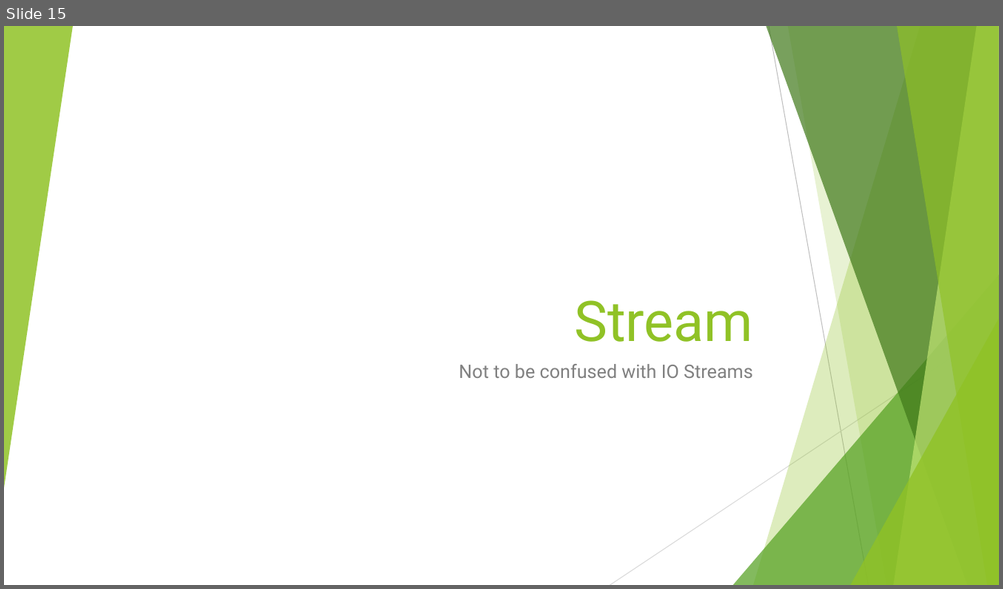
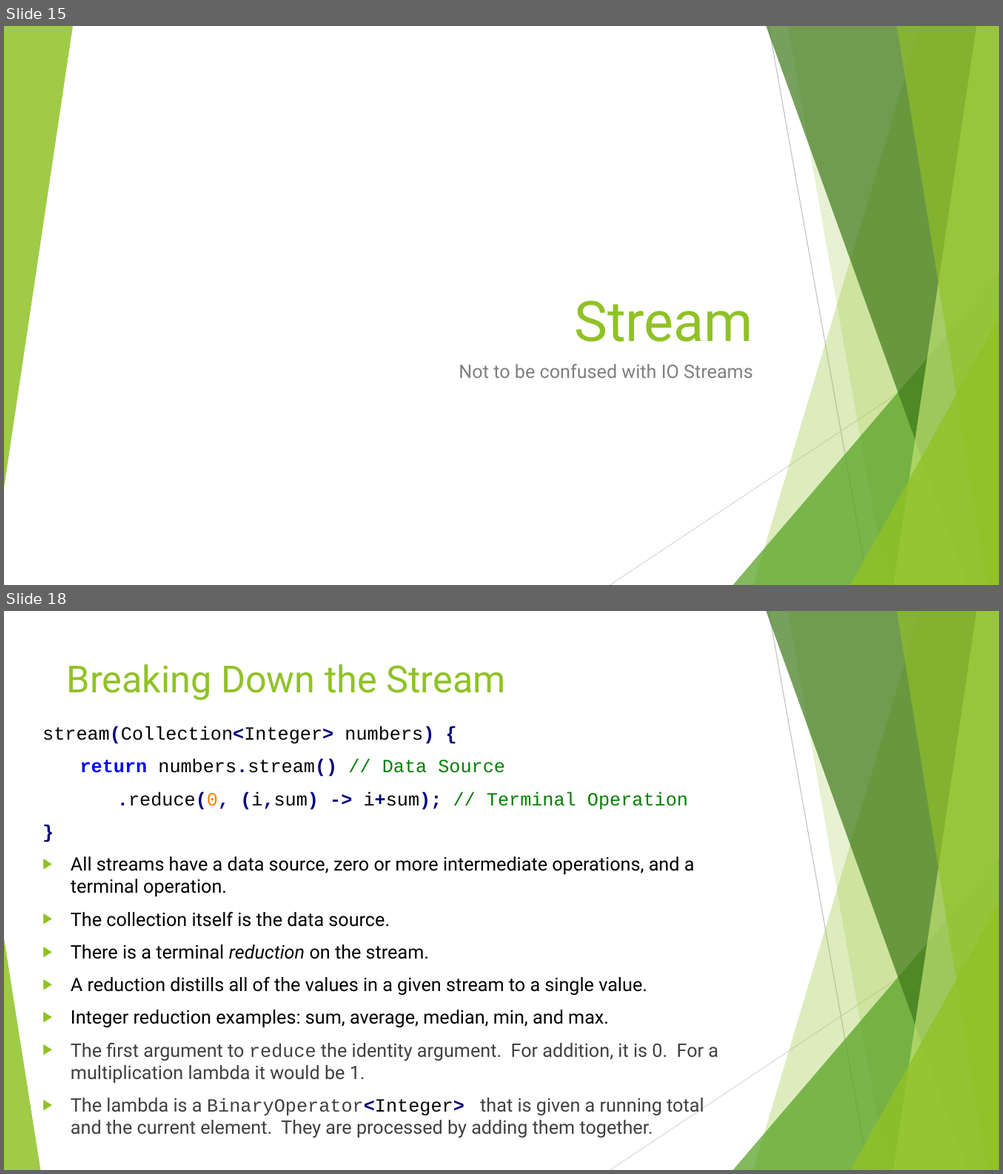
Before and after one commit to RichardRoda/2017-CodePaLOUsa-Lambda, a slide deck: Learning to Love the Lambda in the Stream.pptx. Shown one above the other, each under a label of ours: slide 15 before the commit, slides 15 and 18 after it; the slides between them are not shown. The pictures are 1003x589 and 1003x1174 pixels, drawn with LibreOffice and Linux fonts; fonts in the diff are those of the drawing. Boxes give left, top, right and bottom in pixels: in the first picture for what was removed or moved away, otherwise in the second. Text is boxed around its words. In the diff, an @@ line names an element or a change of style, - is before the commit and + after.

Commit message:
Add example of adding numbers in a collection.

```diff
--- a/Learning to Love the Lambda in the Stream.pptx
+++ b/Learning to Love the Lambda in the Stream.pptx
@@ slide 18 added at <box>4,611,999,1170</box>, background #FFFFFF; not listed: 9 template elements that a slide beside it also shows @@
@@ title added at <box>67,664,505,701</box>, 36 pt, text #90C226 @@
+Breaking Down the Stream
@@ text added at <box>42,726,718,1139</box>, 18 pt, text #000000 @@
+stream(Collection<Integer> numbers) {
+return numbers.stream() // Data Source
+.reduce(0, (i,sum) -> i+sum); // Terminal Operation
+}
+▶ All streams have a data source, zero or more intermediate operations, and a terminal operation.
+▶ The collection itself is the data source.
+▶ There is a terminal reduction on the stream.
+▶ A reduction distills all of the values in a given stream to a single value.
+▶ Integer reduction examples: sum, average, median, min, and max.
+▶ The first argument to reduce the identity argument. For addition, it is 0. For a multiplication lambda it would be 1.
+▶ The lambda is a BinaryOperator<Integer> that is given a running total and the current element. They are processed by adding them together.
@@ triangle added at <box>4,939,40,1170</box>, fill #90C226 at 85% opacity @@
```
Also in this commit, not shown: 2 slides changed, 2 other slides added, 1 slide removed, 5 other files.
